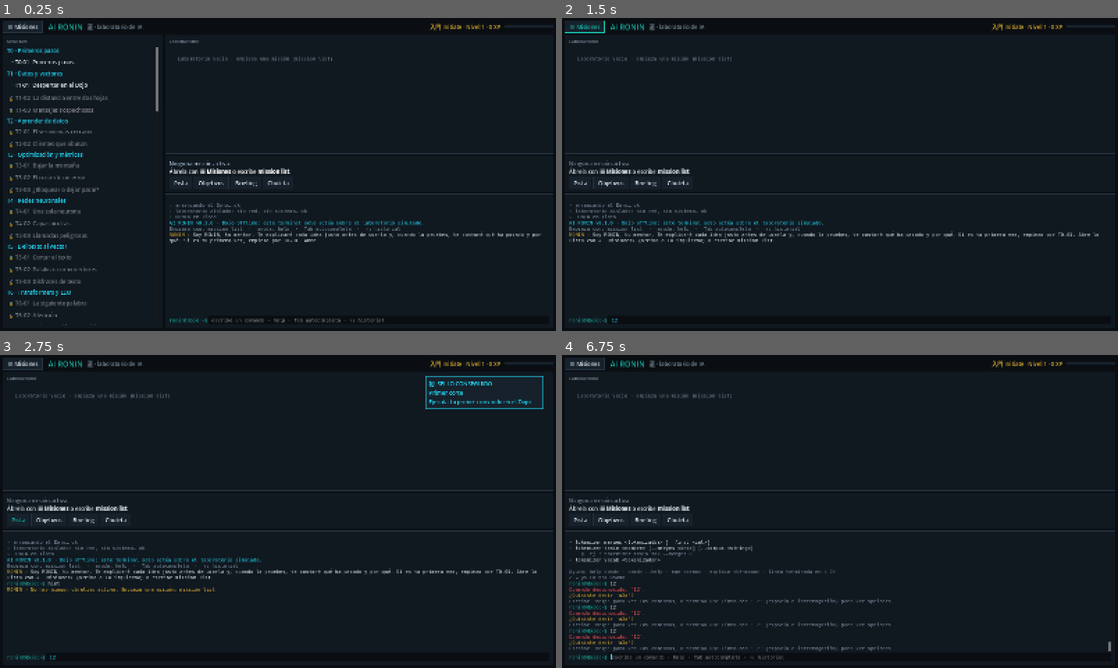
Above: before the commit, frames 1-4 (two rows, left to right).
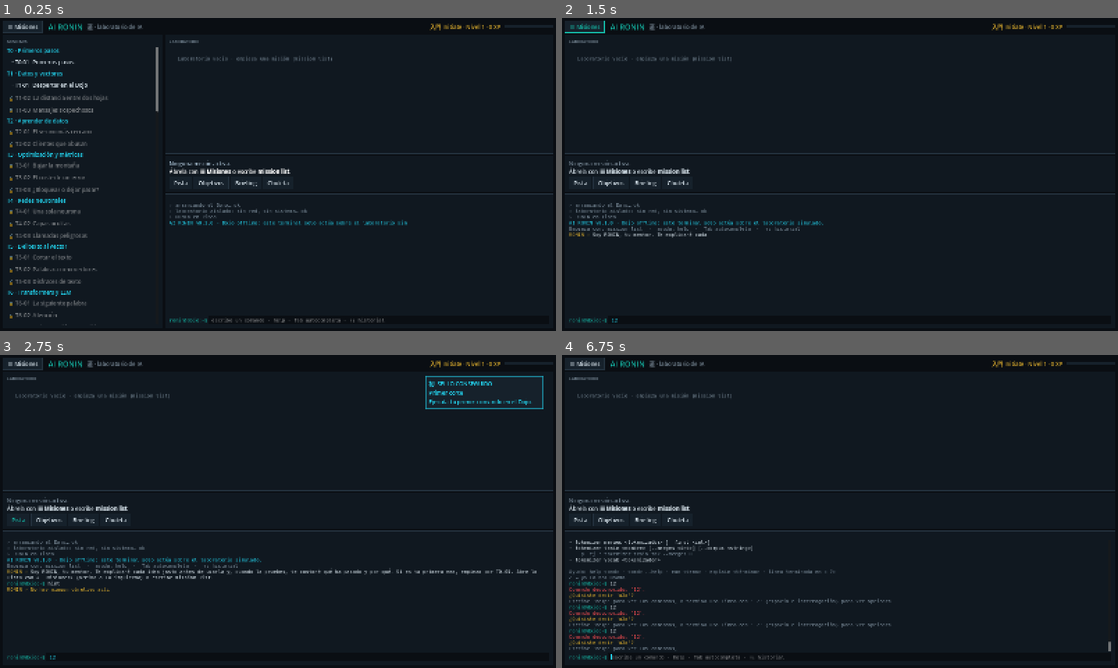
Above: after the commit, the same moments.

Repository: Kanarath/ai-ronin
Game: Godot game, scene res://ui/hub/hub_screen.tscn
Same seed, same stepped clock (60 frames per second), same inputs: the game is played once before the commit and once after it.
Inputs (mouse positions are in pixels of both pictures, inside the frame that each line leads up to):
- Up to frame 1 (0.25 s): no input
- Up to frame 2 (1.5 s): click (940, 321) at 0.52 s; type "12" at 0.6 s; click "☰ Misiones" at 1.25 s
- Up to frame 3 (2.75 s): click "Pista" at 2 s
- Up to frame 4 (6.75 s): click "Objetivos" at 2.75 s; click "Briefing" at 3.5 s; click "Chuleta" at 4.25 s; tap Enter at 5, 5.1, 6.5, 6.6 s; move the mouse to (840, 599) at 5.02 s; hold Up 5.03-5.78 s; click (840, 599) at 5.17 s; tap Space at 5.75 s; move the mouse to (728, 527) at 5.77 s; hold Down 5.78-6.53 s; tap Tab at 5.85 s; move the mouse to (895, 442) at 6.52 s; hold Up from 6.53 s (still down)

The runs differ from the first frame. In frame 1, 0.8% of the frame differs, in the area x 30-98%, y 64-72%; in frame 2, 0.6%; in frame 3, 0.1%; in frame 4, 0.2%.

Commit message:
Efecto de escritura estilo terminal de película
RONIN teclea letra a letra (unos 48 caracteres/s, algo más rápido que la lectura) con ritmo irregular y pausas tras la puntuación; la salida de los comandos aparece en cascada. efectos lento|normal|rapido|on|off (se guarda). tools/demo_movie.gd graba una demo con --write-movie.

Co-Authored-By: Claude Opus 5.5 <noreply@anthropic.com>

Diff:
--- a/game/core/commands/core_commands.gd
+++ b/game/core/commands/core_commands.gd
@@ -67,12 +67,13 @@
 	reg.register(Command.new("clear", "Limpia la pantalla del terminal.",
 		func(_ctx: CommandContext, _a: Dictionary) -> CommandResult: return _clear(), "terminal"))
 
-	reg.register(Command.new("efectos", "Activa o quita el efecto de escritura de la consola (on u off).",
+	reg.register(Command.new("efectos", "Efecto de escritura de la consola: lento, normal, rapido, on u off.",
 		func(ctx: CommandContext, a: Dictionary) -> CommandResult: return _effects(ctx, a), "terminal")
 		.with_signature(CommandSignature.new()
-			.pos("estado", "on u off", "string", false)
-			.example("efectos off")
-			.example("efectos on")))
+			.pos("estado", "lento, normal, rapido, on u off", "string", false)
+			.example("efectos lento")
+			.example("efectos rapido")
+			.example("efectos off")))
 
 
 static func _clear() -> CommandResult:
@@ -85,26 +86,32 @@
 static func _effects(ctx: CommandContext, a: Dictionary) -> CommandResult:
 	var g: Variant = ctx.shell.get_game()
 	var raw: Variant = a.get("estado")
-	var state := "" if raw == null else str(raw).to_lower()
-	var current := true
-	if g != null:
-		current = bool(g.progress.data.get("settings", {}).get("efectos", true))
-	var r := CommandResult.new()
-	if state.is_empty():
-		r.line("Efecto de escritura: %s. Cámbialo con efectos on o efectos off." % ("activado" if current else "desactivado"), "muted")
-		return r
-	if state != "on" and state != "off":
-		return CommandResult.error("Usa efectos on o efectos off.")
-	var on := state == "on"
+	var state := "" if raw == null else str(raw).to_lower().replace("á", "a")
+	var settings: Dictionary = {}
 	if g != null:
 		if not g.progress.data.has("settings"):
 			g.progress.data["settings"] = {}
-		g.progress.data["settings"]["efectos"] = on
+		settings = g.progress.data["settings"]
+	var on := bool(settings.get("efectos", true))
+	var vel := str(settings.get("velocidad", "normal"))
+	var r := CommandResult.new()
+	if state.is_empty():
+		r.line("Efecto de escritura: %s. Cámbialo con efectos lento, normal, rapido u off." % (vel if on else "desactivado"), "muted")
+		return r
+	if state in ["lento", "normal", "rapido"]:
+		settings["efectos"] = true
+		settings["velocidad"] = state
+		r.action = "effects_speed_" + state
+		r.line("Efecto de escritura: %s." % state, "muted")
+	elif state == "on" or state == "off":
+		settings["efectos"] = state == "on"
+		r.action = "effects_on" if state == "on" else "effects_off"
+		r.line("Efecto de escritura %s." % ("activado" if state == "on" else "desactivado: el texto aparecerá de golpe"), "muted")
+	else:
+		return CommandResult.error("Usa efectos lento, normal, rapido, on u off.")
+	if g != null:
 		g.save()
-	r.action = "effects_on" if on else "effects_off"
-	r.line("Efecto de escritura %s." % ("activado" if on else "desactivado: el texto aparecerá de golpe"), "muted")
-	return r
-
+	return r
 
 static func _help(ctx: CommandContext, a: Dictionary) -> CommandResult:
 	var topic: Variant = a.get("tema")
--- a/game/tests/unit/core/test_missions.gd
+++ b/game/tests/unit/core/test_missions.gd
@@ -848,3 +848,9 @@
 	assert_eq(game.progress.data["settings"]["efectos"], false)
 	assert_eq(game.shell.execute("efectos on").action, "effects_on")
 	assert_false(game.shell.execute("efectos quizá").ok)
+
+
+func test_efectos_velocidad_se_guarda() -> void:
+	assert_eq(game.shell.execute("efectos lento").action, "effects_speed_lento")
+	assert_eq(game.progress.data["settings"]["velocidad"], "lento")
+	assert_eq(game.shell.execute("efectos rápido").action, "effects_speed_rapido")
--- /dev/null
+++ b/game/tools/demo_movie.gd
@@ -0,0 +1,27 @@
+extends SceneTree
+## Graba una demo del hub con el efecto de escritura (herramienta de desarrollo).
+## Uso: godot --path game --write-movie demo.avi --fixed-fps 30 -s res://tools/demo_movie.gd -- [velocidad] "cmd" "@3" "cmd"...
+## «@N» espera N segundos. Usa un guardado temporal para no tocar el progreso real.
+
+
+func _initialize() -> void:
+	var args := OS.get_cmdline_user_args()
+	var speed := args[0] if not args.is_empty() else "normal"
+	var dojo: Node = root.get_node("Dojo")
+	dojo.game = DojoGame.new("user://demo_save.json")
+	change_scene_to_file("res://ui/hub/hub_screen.tscn")
+	for i in 5:
+		await process_frame
+	var term: TerminalView = current_scene.get("_terminal")
+	term.effects = true
+	term.speed = speed
+	for line in args.slice(1):
+		if line.begins_with("@"):
+			await create_timer(float(line.substr(1))).timeout
+		else:
+			term.run_command(line)
+	await create_timer(1.0).timeout
+	for p in ["user://demo_save.json", "user://demo_save.json.bak"]:
+		if FileAccess.file_exists(p):
+			DirAccess.remove_absolute(p)
+	quit()
--- a/game/ui/hub/hub_screen.gd
+++ b/game/ui/hub/hub_screen.gd
@@ -228,6 +228,7 @@
 	_terminal = TerminalView.new()
 	_terminal.setup(game.shell)
 	_terminal.effects = bool(game.progress.data.get("settings", {}).get("efectos", true))
+	_terminal.speed = str(game.progress.data.get("settings", {}).get("velocidad", "normal"))
 	_terminal.command_executed.connect(_on_command_action)
 	_terminal.custom_minimum_size = Vector2(0, 300)
 	_terminal.size_flags_vertical = Control.SIZE_EXPAND_FILL
--- a/game/ui/terminal/terminal_view.gd
+++ b/game/ui/terminal/terminal_view.gd
@@ -36,15 +36,22 @@
 var _busy := false
 var _pending_mentor: Array = []
 
-## Efecto de escritura: el texto aparece rápido, como si alguien lo tecleara al otro lado.
-## RONIN «escribe» más despacio que la salida de los comandos, pero siempre deprisa; Enter,
-## Esc o un clic en la consola lo muestran todo de golpe. «efectos off» lo desactiva.
-const MENTOR_CPS := 900.0
-const OUTPUT_CPS := 5000.0
+## Efecto de escritura, como en las películas de hackers: RONIN teclea letra a letra (un poco
+## más rápido de lo que se lee, con pausas breves tras comas y puntos) y la salida de los
+## comandos va apareciendo en cascada. Enter, Esc o un clic lo muestran todo de golpe.
+## «efectos lento|normal|rapido» cambia la velocidad y «efectos off» lo quita.
+## Velocidades en caracteres por segundo: [RONIN, salida de comandos].
+const SPEEDS := {"lento": [32.0, 450.0], "normal": [48.0, 800.0], "rapido": [110.0, 2000.0]}
 var effects := true
-var _shown: float = -1.0
-## Tramos pendientes de revelar: [carácter final, caracteres por segundo].
+var speed := "normal"
+var _shown: int = -1
+## Tiempo acumulado hacia el siguiente carácter.
+var _carry: float = 0.0
+## Tramos pendientes de revelar: [carácter final, "mentor" u "output"].
 var _reveal: Array = []
+## Texto visible (sin BBCode) para saber qué carácter toca y si merece pausa.
+var _parsed: String = ""
+var _rng := RandomNumberGenerator.new()
 
 
 func setup(p_shell: Shell) -> void:
@@ -126,28 +133,48 @@
 func _process(delta: float) -> void:
 	if _reveal.is_empty():
 		return
-	var budget: float = delta
-	while budget > 0.0 and not _reveal.is_empty():
+	_carry += minf(delta, 0.1)
+	var speeds: Array = SPEEDS.get(speed, SPEEDS["normal"])
+	while not _reveal.is_empty():
 		var end: int = _reveal[0][0]
-		var cps: float = _reveal[0][1]
-		var need := (end - _shown) / cps
-		if need <= budget:
-			_shown = end
-			budget -= need
+		if _shown >= end:
 			_reveal.pop_front()
-		else:
-			_shown += cps * budget
-			budget = 0.0
+			continue
+		var cost := _char_cost(_reveal[0][1], speeds)
+		if _carry < cost:
+			break
+		_carry -= cost
+		_shown += 1
 	if _reveal.is_empty():
 		finish_reveal()
 	else:
-		_output.visible_characters = int(_shown)
+		_output.visible_characters = _shown
+
+
+## Lo que cuesta mostrar el siguiente carácter. RONIN teclea con un ritmo algo irregular y
+## se para un instante tras la puntuación; la salida de los comandos fluye en cascada.
+func _char_cost(kind: String, speeds: Array) -> float:
+	var ch := _parsed[_shown] if _shown < _parsed.length() else ""
+	if kind == "mentor":
+		var c: float = (1.0 / speeds[0]) * _rng.randf_range(0.6, 1.4)
+		if ch == "," or ch == ";" or ch == ":":
+			c += 0.08
+		elif ch == "." or ch == "?" or ch == "!" or ch == "…":
+			c += 0.16
+		elif ch == "\n":
+			c += 0.12
+		return c
+	var o: float = 1.0 / speeds[1]
+	if ch == "\n":
+		o += 0.012
+	return o
 
 
 ## Enseña de golpe todo lo que estaba apareciendo.
 func finish_reveal() -> void:
 	_reveal.clear()
-	_shown = -1.0
+	_shown = -1
+	_carry = 0.0
 	if _output != null:
 		_output.visible_characters = -1
 
@@ -164,7 +191,7 @@
 ## Ejecuta una línea como si la hubiera escrito el usuario (la usan los botones de la interfaz).
 func run_command(line: String) -> CommandResult:
 	finish_reveal()
-	_print_raw("[color=%s]%s[/color] %s" % [RoninPalette.TEAL.to_html(false), PROMPT, _escape(line)], 0.0)
+	_print_raw("[color=%s]%s[/color] %s" % [RoninPalette.TEAL.to_html(false), PROMPT, _escape(line)], "instant")
 	_busy = true
 	var result := shell.execute(line)
 	if result.action == "clear":
@@ -172,6 +199,9 @@
 		finish_reveal()
 	elif result.action == "effects_on":
 		effects = true
+	elif result.action.begins_with("effects_speed_"):
+		effects = true
+		speed = result.action.trim_prefix("effects_speed_")
 	elif result.action == "effects_off":
 		effects = false
 		finish_reveal()
@@ -196,18 +226,18 @@
 	var bar := "[color=%s]┃[/color] " % RoninPalette.CYAN.to_html(false)
 	if kind == "lesson":
 		var parts := text.split("\n")
-		_print_raw("", MENTOR_CPS)
-		_print_raw("%s[color=%s][b]◇ %s[/b][/color]" % [bar, RoninPalette.CYAN.to_html(false), _escape(parts[0])], MENTOR_CPS)
+		_print_raw("", "mentor")
+		_print_raw("%s[color=%s][b]◇ %s[/b][/color]" % [bar, RoninPalette.CYAN.to_html(false), _escape(parts[0])], "mentor")
 		for p in parts.slice(1):
-			_print_raw("%s[color=%s]%s[/color]" % [bar, col.to_html(false), _escape(p)], MENTOR_CPS)
+			_print_raw("%s[color=%s]%s[/color]" % [bar, col.to_html(false), _escape(p)], "mentor")
 		return
 	if kind == "task":
-		_print_raw("[color=%s][b]▶ %s[/b][/color]" % [col.to_html(false), _escape(text).replace("\n", "\n   ")], MENTOR_CPS)
-		_print_raw("", MENTOR_CPS)
+		_print_raw("[color=%s][b]▶ %s[/b][/color]" % [col.to_html(false), _escape(text).replace("\n", "\n   ")], "mentor")
+		_print_raw("", "mentor")
 		return
 	var who := "[color=%s]RONIN ›[/color] " % RoninPalette.GOLD.to_html(false)
 	var prefix := "◆ " if kind == "debrief" else ""
-	_print_raw("%s[color=%s]%s%s[/color]" % [who, col.to_html(false), prefix, _escape(text).replace("\n", "\n        ")], MENTOR_CPS)
+	_print_raw("%s[color=%s]%s%s[/color]" % [who, col.to_html(false), prefix, _escape(text).replace("\n", "\n        ")], "mentor")
 
 
 func print_line(text: String, style: String = "normal") -> void:
@@ -218,20 +248,23 @@
 	_print_raw("[color=%s]%s[/color]" % [color.to_html(false), body])
 
 
-## cps: velocidad del efecto de escritura (0 = aparece de golpe).
-func _print_raw(bbcode: String, cps: float = OUTPUT_CPS) -> void:
+## kind: "mentor" (RONIN teclea), "output" (salida en cascada) o "instant" (de golpe, como
+## lo que escribes tú; si aún hay texto apareciendo, se suma a la cascada).
+func _print_raw(bbcode: String, kind: String = "output") -> void:
 	var before := _output.get_total_character_count()
 	_output.append_text(bbcode + "\n")
 	if not effects or not is_inside_tree():
 		return
-	if cps <= 0.0:
+	if kind == "instant":
 		if _reveal.is_empty():
 			return
-		cps = OUTPUT_CPS * 4.0
+		kind = "output"
 	if _reveal.is_empty():
 		_shown = before
+		_carry = 0.0
 		_output.visible_characters = before
-	_reveal.append([_output.get_total_character_count(), cps])
+	_parsed = _output.get_parsed_text()
+	_reveal.append([_output.get_total_character_count(), kind])
 
 
 func _on_submitted(text: String) -> void:
Not shown, added: game/tools/demo_movie.gd.uid
